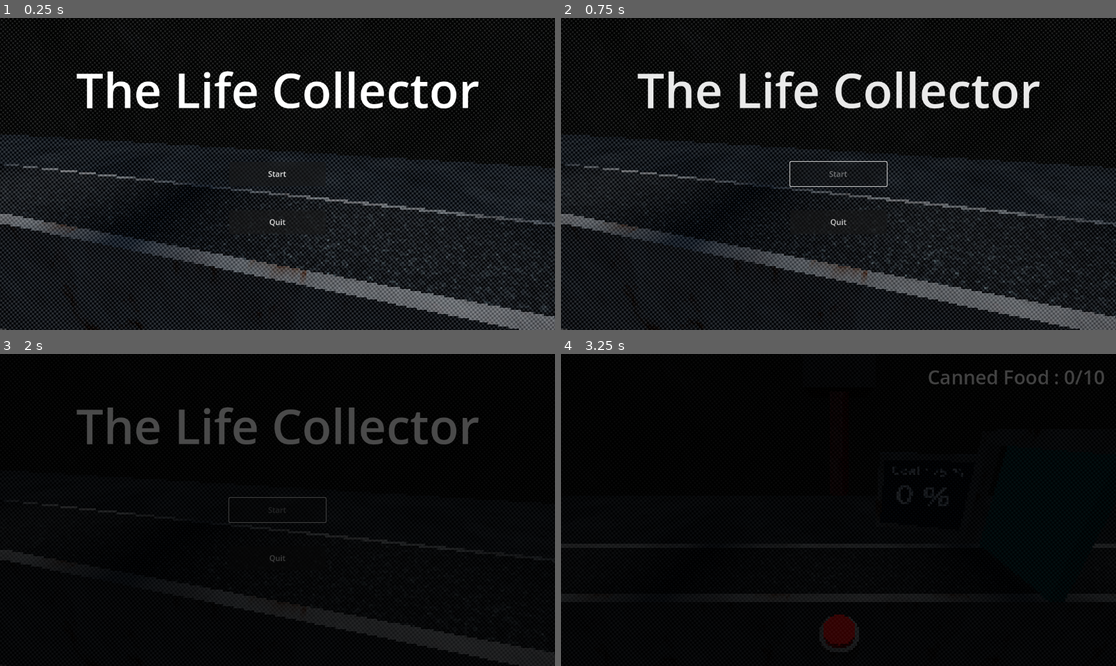
Above: before the commit, frames 1-4 (two rows, left to right).
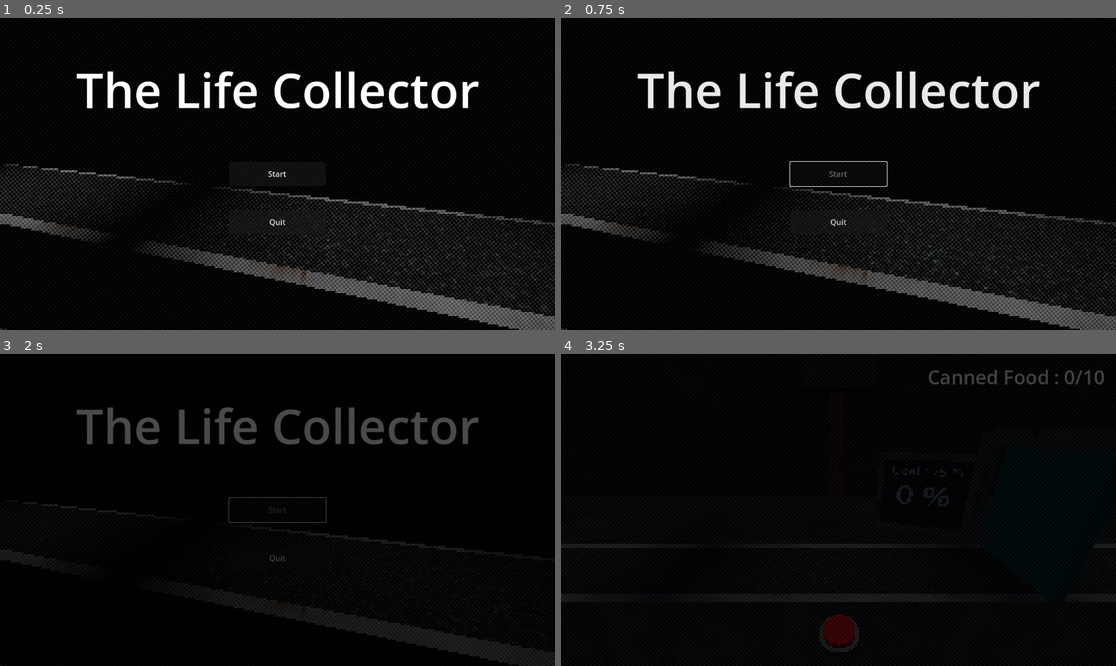
Above: after the commit, the same moments.

Repository: Miit0s/the-life-collector
Game: Godot game, scene res://Scene/Menu/menu.tscn
The game is run twice, just before and just after one commit, with the same random seed, the same clock (stepped at 60 frames per second) and the same inputs.
Inputs (mouse positions are in pixels of both pictures, inside the frame that each line leads up to):
- Up to frame 1 (0.25 s): no input
- Up to frame 2 (0.75 s): click "Start" at 0.5 s
- Up to frame 3 (2 s): move the mouse to (399, 494) at 1.27 s; press the mouse at (399, 494) at 1.28 s; hold D (right) from 1.28 s (still down); tap Space (jump) at 1.52 s
- Up to frame 4 (3.25 s): move the mouse to (727, 525) at 2.02 s; release D (right) at 2.03 s; release the mouse at (727, 525) at 2.03 s; hold S (backward) 2.03-2.78 s; click (727, 525) at 2.1 s; tap Space (jump) at 2.27 s; tap Enter at 2.75 s; move the mouse to (894, 441) at 2.77 s; press the mouse at (894, 441) at 2.78 s; hold D (right) from 2.78 s (still down)

The runs differ from the first frame. In frame 1, 18% of the frame differs, in the area x 0-100%, y 3-100%; in frame 2, 17%; in frame 3, less than 0.1%; in frame 4, less than 0.1%.

Commit message:
Improvement with the camera effect apply + begin of day 2

Diff:
--- /dev/null
+++ b/Objects/CameraWithPixelEffect/camera_with_pixel_effect.gd
@@ -0,0 +1,8 @@
+extends Camera3D
+class_name CameraWithPixelEffect
+
+@onready var mesh_instance_3d: MeshInstance3D = $MeshInstance3D
+
+# Called when the node enters the scene tree for the first time.
+func _ready() -> void:
+	mesh_instance_3d.show()
--- /dev/null
+++ b/Objects/CameraWithPixelEffect/camera_with_pixel_effect.tscn
@@ -0,0 +1,16 @@
+[gd_scene load_steps=4 format=3 uid="uid://jcvyvyd4djh6"]
+
+[ext_resource type="Material" uid="uid://d3rpip2gwt8dw" path="res://Material/game_shader_material.tres" id="1_6lw86"]
+[ext_resource type="Script" uid="uid://ddleok3d1btum" path="res://Objects/CameraWithPixelEffect/camera_with_pixel_effect.gd" id="1_hybsh"]
+
+[sub_resource type="QuadMesh" id="QuadMesh_xicix"]
+material = ExtResource("1_6lw86")
+flip_faces = true
+size = Vector2(2, 2)
+
+[node name="CameraWithPixelEffect" type="Camera3D"]
+script = ExtResource("1_hybsh")
+
+[node name="MeshInstance3D" type="MeshInstance3D" parent="."]
+visible = false
+mesh = SubResource("QuadMesh_xicix")
--- a/Objects/Player/player.gd
+++ b/Objects/Player/player.gd
@@ -1,8 +1,8 @@
 extends CharacterBody3D
 class_name Player
 
-@onready var camera_3d: Camera3D = $Camera3D
-@onready var ray_cast_3d: RayCast3D = $Camera3D/RayCast3D
+@onready var camera_with_pixel_effect: CameraWithPixelEffect = $CameraWithPixelEffect
+@onready var ray_cast_3d: RayCast3D = $CameraWithPixelEffect/RayCast3D
 @onready var canned_food: CannedFood = $CannedFood
 @onready var label: Label = $Control/Label
 
@@ -96,8 +96,8 @@
 func _input(event):
 	if event is InputEventMouseMotion and Input.mouse_mode == Input.MOUSE_MODE_CAPTURED:
 		rotate_y(-event.relative.x * MOUSE_SENSITIVITY)
-		camera_3d.rotate_x(-event.relative.y * MOUSE_SENSITIVITY)
-		camera_3d.rotation.x = clampf(camera_3d.rotation.x, -deg_to_rad(70), deg_to_rad(70))
+		camera_with_pixel_effect.rotate_x(-event.relative.y * MOUSE_SENSITIVITY)
+		camera_with_pixel_effect.rotation.x = clampf(camera_with_pixel_effect.rotation.x, -deg_to_rad(70), deg_to_rad(70))
 
 func eat_can():
 	canned_food.completion_percentage -= 25
--- a/Objects/Player/player.tscn
+++ b/Objects/Player/player.tscn
@@ -1,17 +1,12 @@
-[gd_scene load_steps=8 format=3 uid="uid://42cpyid1ir02"]
+[gd_scene load_steps=7 format=3 uid="uid://42cpyid1ir02"]
 
 [ext_resource type="Script" uid="uid://b2npsgg0ts3wg" path="res://Objects/Player/player.gd" id="1_156m4"]
-[ext_resource type="Material" uid="uid://d3rpip2gwt8dw" path="res://Material/game_shader_material.tres" id="2_l2ya6"]
 [ext_resource type="PackedScene" uid="uid://bc1k50snhsp6k" path="res://Objects/CannedFood/canned_food.tscn" id="2_yw17q"]
+[ext_resource type="PackedScene" uid="uid://jcvyvyd4djh6" path="res://Objects/CameraWithPixelEffect/camera_with_pixel_effect.tscn" id="3_l2ya6"]
 
 [sub_resource type="CapsuleMesh" id="CapsuleMesh_yw17q"]
 
 [sub_resource type="CapsuleShape3D" id="CapsuleShape3D_l2ya6"]
-
-[sub_resource type="QuadMesh" id="QuadMesh_o1rty"]
-material = ExtResource("2_l2ya6")
-flip_faces = true
-size = Vector2(2, 2)
 
 [sub_resource type="LabelSettings" id="LabelSettings_yw17q"]
 font_size = 40
@@ -25,16 +20,6 @@
 
 [node name="CollisionShape3D" type="CollisionShape3D" parent="."]
 shape = SubResource("CapsuleShape3D_l2ya6")
-
-[node name="Camera3D" type="Camera3D" parent="."]
-transform = Transform3D(1, 0, 0, 0, 1, 0, 0, 0, 1, 0, 0.7, 0)
-
-[node name="RayCast3D" type="RayCast3D" parent="Camera3D"]
-target_position = Vector3(0, 0, -5)
-collision_mask = 4
-
-[node name="MeshInstance3D" type="MeshInstance3D" parent="Camera3D"]
-mesh = SubResource("QuadMesh_o1rty")
 
 [node name="CannedFood" parent="." instance=ExtResource("2_yw17q")]
 transform = Transform3D(1, 0, 0, 0, 1, 0, 0, 0, 1, 0, 0.043102205, -0.7227569)
@@ -66,3 +51,10 @@
 label_settings = SubResource("LabelSettings_yw17q")
 horizontal_alignment = 1
 vertical_alignment = 1
+
+[node name="CameraWithPixelEffect" parent="." instance=ExtResource("3_l2ya6")]
+transform = Transform3D(1, 0, 0, 0, 1, 0, 0, 0, 1, 0, 0.7, 0)
+
+[node name="RayCast3D" type="RayCast3D" parent="CameraWithPixelEffect"]
+target_position = Vector3(0, 0, -5)
+collision_mask = 4
--- a/Scene/Day1/day_1.tscn
+++ b/Scene/Day1/day_1.tscn
@@ -6,7 +6,7 @@
 [ext_resource type="Material" uid="uid://bfjng2qs1jmw" path="res://Material/factory_wall.tres" id="2_r7ocv"]
 [ext_resource type="PackedScene" uid="uid://bc1k50snhsp6k" path="res://Objects/CannedFood/canned_food.tscn" id="3_l3kie"]
 [ext_resource type="PackedScene" uid="uid://dljiffbn10h66" path="res://Objects/RedButton/red_button.tscn" id="4_r8kmg"]
-[ext_resource type="Material" uid="uid://d3rpip2gwt8dw" path="res://Material/game_shader_material.tres" id="4_xicix"]
+[ext_resource type="PackedScene" uid="uid://jcvyvyd4djh6" path="res://Objects/CameraWithPixelEffect/camera_with_pixel_effect.tscn" id="4_xicix"]
 [ext_resource type="PackedScene" uid="uid://do2rxyvk8ouyc" path="res://Objects/Dispenser/dispenser.tscn" id="5_ilu4x"]
 [ext_resource type="PackedScene" uid="uid://pgi5i7kedui" path="res://Objects/Scanner/scanner.tscn" id="6_l3kie"]
 [ext_resource type="PackedScene" uid="uid://cma1rn8pfgk7e" path="res://UISystem/PointSystem/point_system.tscn" id="7_r8kmg"]
@@ -29,11 +29,6 @@
 
 [sub_resource type="QuadMesh" id="QuadMesh_enlc8"]
 size = Vector2(50, 10)
-
-[sub_resource type="QuadMesh" id="QuadMesh_xicix"]
-material = ExtResource("4_xicix")
-flip_faces = true
-size = Vector2(2, 2)
 
 [node name="Day1" type="Node3D"]
 script = ExtResource("1_b0utm")
@@ -63,11 +58,8 @@
 material_override = ExtResource("2_r7ocv")
 mesh = SubResource("QuadMesh_enlc8")
 
-[node name="Camera3D" type="Camera3D" parent="."]
-transform = Transform3D(1, 0, 0, 0, 0.93265796, 0.36076206, 0, -0.36076206, 0.93265796, 0, 1.8398831, 3.257585)
-
-[node name="MeshInstance3D" type="MeshInstance3D" parent="Camera3D"]
-mesh = SubResource("QuadMesh_xicix")
+[node name="Camera3D" parent="." instance=ExtResource("4_xicix")]
+transform = Transform3D(1, 0, 0, 0, 0.9326579, 0.36076206, 0, -0.36076206, 0.9326579, 0, 1.8398831, 3.257585)
 
 [node name="ConveyorBelt" parent="." instance=ExtResource("2_ilu4x")]
 transform = Transform3D(1, 0, 0, 0, 1, 0, 0, 0, 1, 0, 0.9963949, 2.1174676)
--- /dev/null
+++ b/Scene/Day2/day_2.tscn
@@ -0,0 +1,7 @@
+[gd_scene load_steps=2 format=3 uid="uid://bs1cvh6wqkbmr"]
+
+[ext_resource type="PackedScene" uid="uid://jcvyvyd4djh6" path="res://Objects/CameraWithPixelEffect/camera_with_pixel_effect.tscn" id="1_sddk3"]
+
+[node name="Day2" type="Node3D"]
+
+[node name="CameraWithPixelEffect" parent="." instance=ExtResource("1_sddk3")]
--- a/Scene/Day5/day_5.tscn
+++ b/Scene/Day5/day_5.tscn
@@ -6,6 +6,7 @@
 [ext_resource type="PackedScene" uid="uid://o8et4lboneid" path="res://Objects/Grinder/grinder.tscn" id="4_j2bw1"]
 [ext_resource type="PackedScene" uid="uid://cwqr5g0wewhfx" path="res://Objects/Dispenser/object_dispenser.tscn" id="5_u2inc"]
 [ext_resource type="PackedScene" uid="uid://3wjheerm6ayi" path="res://Objects/Corpse/corpse_piece.tscn" id="6_msjyl"]
+[ext_resource type="PackedScene" uid="uid://jcvyvyd4djh6" path="res://Objects/CameraWithPixelEffect/camera_with_pixel_effect.tscn" id="7_yye55"]
 
 [sub_resource type="ProceduralSkyMaterial" id="ProceduralSkyMaterial_j2bw1"]
 sky_horizon_color = Color(0.66224277, 0.6717428, 0.6867428, 1)
@@ -53,9 +54,6 @@
 transform = Transform3D(-4.371139e-08, 0, -1, 0, 1, 0, 1, 0, -4.371139e-08, 20, 0, -2)
 mesh = SubResource("QuadMesh_yye55")
 
-[node name="Camera3D" type="Camera3D" parent="."]
-transform = Transform3D(1, 0, 0, 0, 0.93265796, 0.36076206, 0, -0.36076206, 0.93265796, 0, 1.8398831, 3.711874)
-
 [node name="RedButton" parent="." instance=ExtResource("1_m6365")]
 transform = Transform3D(1, 0, 0, 0, 1, 0, 0, 0, 1, 0, 0.87940526, 2.859816)
 hold_mode = true
@@ -72,6 +70,9 @@
 transform = Transform3D(1, 0, 0, 0, 1, 0, 0, 0, 1, 0, 4.9594135, 1.5157474)
 object_to_spawn = ExtResource("6_msjyl")
 
+[node name="CameraWithPixelEffect" parent="." instance=ExtResource("7_yye55")]
+transform = Transform3D(1, 0, 0, 0, 0.9326579, 0.36076206, 0, -0.36076206, 0.9326579, 0, 1.8398831, 3.711874)
+
 [connection signal="start_holding_button" from="RedButton" to="." method="start_grinder"]
 [connection signal="stop_holding_button" from="RedButton" to="." method="stop_grinder"]
 [connection signal="score_reach" from="PointSystem" to="." method="day_end"]
--- a/Scene/Day6/day_6.tscn
+++ b/Scene/Day6/day_6.tscn
@@ -7,6 +7,7 @@
 [ext_resource type="PackedScene" uid="uid://pgi5i7kedui" path="res://Objects/Scanner/scanner.tscn" id="3_og2q6"]
 [ext_resource type="PackedScene" uid="uid://cq37y1cw4n67g" path="res://Objects/Guillotine/guillotine.tscn" id="6_6xitq"]
 [ext_resource type="PackedScene" uid="uid://cma1rn8pfgk7e" path="res://UISystem/PointSystem/point_system.tscn" id="7_6xitq"]
+[ext_resource type="PackedScene" uid="uid://jcvyvyd4djh6" path="res://Objects/CameraWithPixelEffect/camera_with_pixel_effect.tscn" id="8_2f4wm"]
 
 [sub_resource type="ProceduralSkyMaterial" id="ProceduralSkyMaterial_abggr"]
 sky_horizon_color = Color(0.66224277, 0.6717428, 0.6867428, 1)
@@ -54,9 +55,6 @@
 transform = Transform3D(-4.371139e-08, 0, -1, 0, 1, 0, 1, 0, -4.371139e-08, 20, 0, -2)
 mesh = SubResource("QuadMesh_ivadh")
 
-[node name="Camera3D" type="Camera3D" parent="."]
-transform = Transform3D(0.9695694, 0.08832057, -0.22833022, 0, 0.93265796, 0.36076206, 0.24481668, -0.34978384, 0.9042766, -0.6007597, 1.8398831, 3.6989098)
-
 [node name="ConveyorBelt" parent="." instance=ExtResource("1_od5d8")]
 transform = Transform3D(1, 0, 0, 0, 1, 0, 0, 0, 1, 0, 0.9963949, 2.1174676)
 objet_to_spawn = ExtResource("2_og2q6")
@@ -81,6 +79,9 @@
 text_before_score = "Sliced Food"
 point_to_reach = 10
 
+[node name="CameraWithPixelEffect" parent="." instance=ExtResource("8_2f4wm")]
+transform = Transform3D(0.9695694, 0.08832057, -0.22833021, 0, 0.9326579, 0.36076206, 0.24481668, -0.34978384, 0.90427655, -0.6007597, 1.8398831, 3.6989098)
+
 [connection signal="button_clicked" from="RedButton" to="." method="trigger_guillotine"]
 [connection signal="scanned_object_is_good" from="Scanner" to="." method="corpse_piece_validate"]
 [connection signal="score_reach" from="PointSystem" to="." method="day_ended"]
--- a/Scene/Menu/menu.tscn
+++ b/Scene/Menu/menu.tscn
@@ -1,11 +1,11 @@
-[gd_scene load_steps=17 format=3 uid="uid://bjt0x5gy2ri8f"]
+[gd_scene load_steps=16 format=3 uid="uid://bjt0x5gy2ri8f"]
 
 [ext_resource type="Material" uid="uid://pymlnmh8rhbh" path="res://Material/house_ground.tres" id="1_5j1yv"]
 [ext_resource type="Script" uid="uid://dxrsqunooeqof" path="res://Scene/Menu/menu.gd" id="1_ffypu"]
 [ext_resource type="Material" uid="uid://bfjng2qs1jmw" path="res://Material/factory_wall.tres" id="2_ffypu"]
 [ext_resource type="PackedScene" uid="uid://ml3n2frlnqrw" path="res://Objects/ConveyorBelt/conveyor_belt.tscn" id="3_0ptmm"]
 [ext_resource type="PackedScene" uid="uid://bc1k50snhsp6k" path="res://Objects/CannedFood/canned_food.tscn" id="4_mgesq"]
-[ext_resource type="Material" uid="uid://d3rpip2gwt8dw" path="res://Material/game_shader_material.tres" id="4_nms3e"]
+[ext_resource type="PackedScene" uid="uid://jcvyvyd4djh6" path="res://Objects/CameraWithPixelEffect/camera_with_pixel_effect.tscn" id="6_nms3e"]
 
 [sub_resource type="ProceduralSkyMaterial" id="ProceduralSkyMaterial_4rlbn"]
 sky_horizon_color = Color(0.66224277, 0.6717428, 0.6867428, 1)
@@ -16,6 +16,7 @@
 
 [sub_resource type="Environment" id="Environment_dvdpk"]
 background_mode = 2
+background_energy_multiplier = 0.0
 sky = SubResource("Sky_tt5xt")
 ambient_light_sky_contribution = 0.2
 tonemap_mode = 2
@@ -25,11 +26,6 @@
 
 [sub_resource type="QuadMesh" id="QuadMesh_je64r"]
 size = Vector2(50, 10)
-
-[sub_resource type="QuadMesh" id="QuadMesh_y5cl3"]
-material = ExtResource("4_nms3e")
-flip_faces = true
-size = Vector2(2, 2)
 
 [sub_resource type="LabelSettings" id="LabelSettings_5j1yv"]
 font_size = 100
@@ -98,12 +94,6 @@
 transform = Transform3D(-4.371139e-08, 0, -1, 0, 1, 0, 1, 0, -4.371139e-08, 20, 0, -2)
 material_override = ExtResource("2_ffypu")
 mesh = SubResource("QuadMesh_je64r")
-
-[node name="Camera3D" type="Camera3D" parent="."]
-transform = Transform3D(0.9718953, -0.084928274, 0.21956033, 0, 0.9326579, 0.36076203, -0.23541357, -0.35062292, 0.90644586, 1.7517744, 1.524791, 2.8787565)
-
-[node name="MeshInstance3D" type="MeshInstance3D" parent="Camera3D"]
-mesh = SubResource("QuadMesh_y5cl3")
 
 [node name="ConveyorBelt" parent="." instance=ExtResource("3_0ptmm")]
 transform = Transform3D(1, 0, 0, 0, 1, 0, 0, 0, 1, 0, 0.9963949, 2.1174676)
@@ -181,5 +171,8 @@
 &"": SubResource("AnimationLibrary_mgesq")
 }
 
+[node name="CameraWithPixelEffect" parent="." instance=ExtResource("6_nms3e")]
+transform = Transform3D(0.9718953, -0.084928274, 0.21956031, 0, 0.9326579, 0.36076203, -0.23541355, -0.35062292, 0.9064458, 1.7517744, 1.524791, 2.8787565)
+
 [connection signal="pressed" from="Control/Start" to="." method="_on_start_pressed"]
 [connection signal="pressed" from="Control/Quit" to="." method="_on_quit_pressed"]
--- a/project.godot
+++ b/project.godot
@@ -13,7 +13,7 @@
 config/name="The Life Collector"
 run/main_scene="uid://bjt0x5gy2ri8f"
 config/features=PackedStringArray("4.5", "GL Compatibility")
-config/icon="res://icon.svg"
+config/icon="uid://b37ljofenaov4"
 
 [autoload]
 
Not shown, added: Objects/CameraWithPixelEffect/camera_with_pixel_effect.gd.uid
Not shown: 1 places in Scene/Day1/day_1.tscn that only renumber resources
Not shown: 1 places in Scene/Day5/day_5.tscn that only renumber resources
Not shown: 1 places in Scene/Day6/day_6.tscn that only renumber resources
